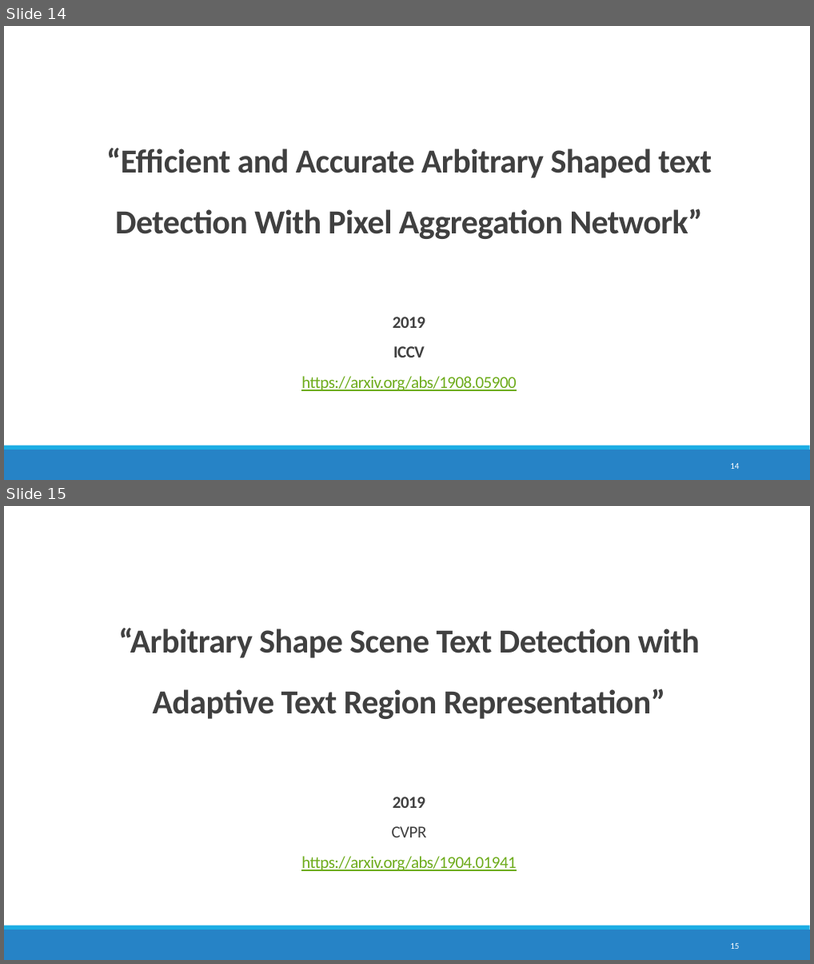
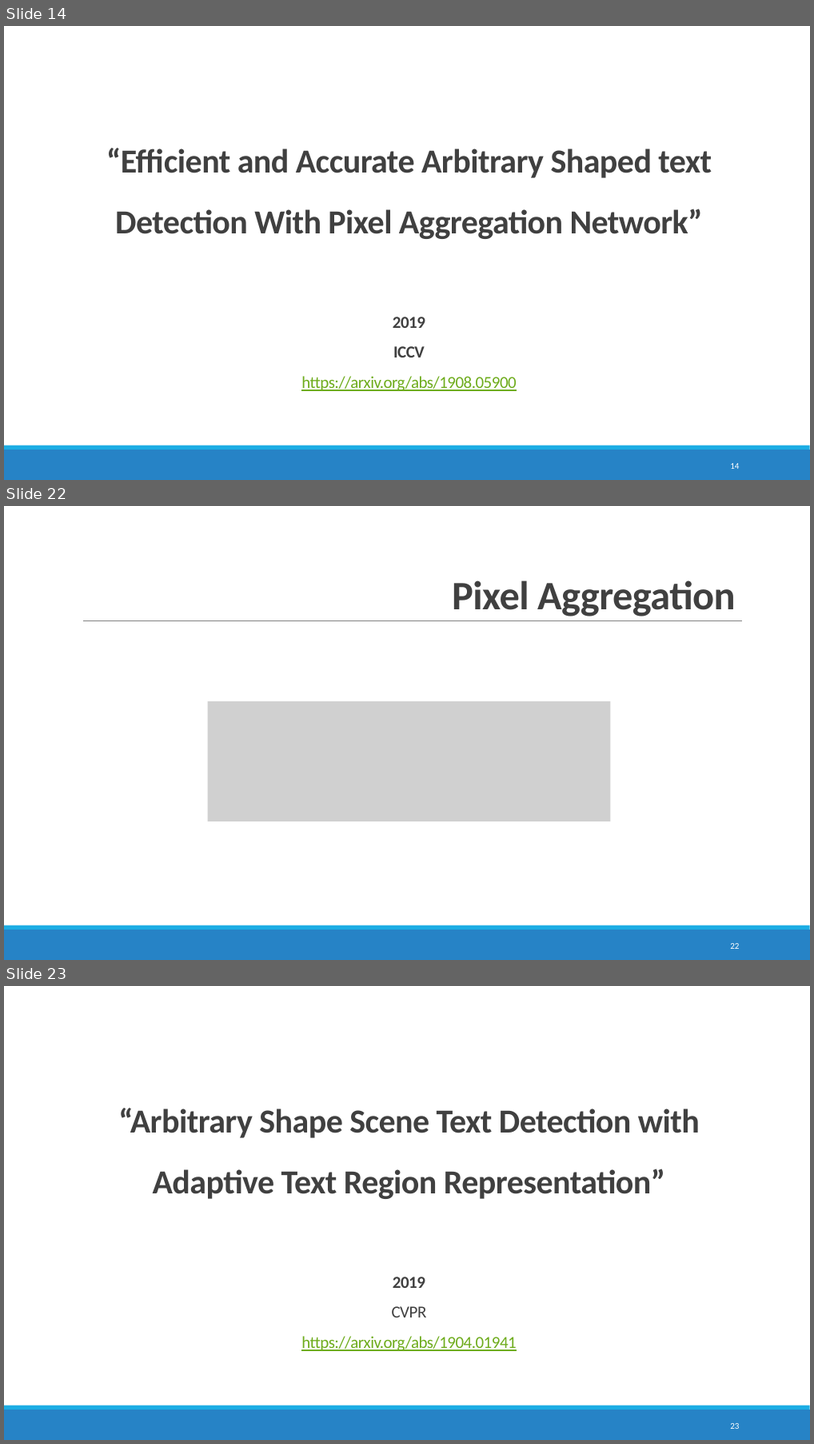
Before and after one commit to maryamhashemi/Text-Localization, a slide deck: Text Localization.pptx. Shown one above the other, each under a label of ours: slides 14 and 15 before the commit, slides 14, 22 and 23 after it; the slides between them are not shown. The pictures are 814x964 and 814x1444 pixels, drawn with LibreOffice and Linux fonts; fonts in the diff are those of the drawing; grey boxes stand for pictures. Boxes give left, top, right and bottom in pixels: in the first picture for what was removed or moved away, otherwise in the second. Text is boxed around its words. In the diff, an @@ line names an element or a change of style, - is before the commit and + after.

```diff
--- a/Text Localization.pptx
+++ b/Text Localization.pptx
@@ slide 22 added at box(4, 506, 810, 960), background #FFFFFF; not listed: 2 template elements that a slide beside it also shows @@
@@ title added at box(452, 580, 736, 616), 48 pt, text #404040, bold @@
+Pixel Aggregation
@@ line added from (83, 621) to (742, 621), #808080 0.5 pt @@
@@ picture added at box(208, 701, 611, 821) @@
@@ page number added at box(730, 943, 739, 948), 10.5 pt, text #FFFFFF @@
+22
@@ what was slide 15 is now slide 23 @@
@@ page number at box(730, 1423, 739, 1428): text changed @@
-15
+23
```
Also in this commit, not shown: 6 slides changed, 8 other slides added, 1 slide removed, 3 other files.
